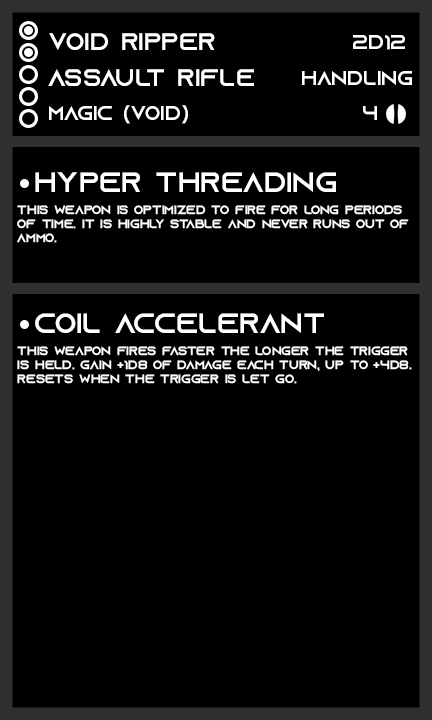
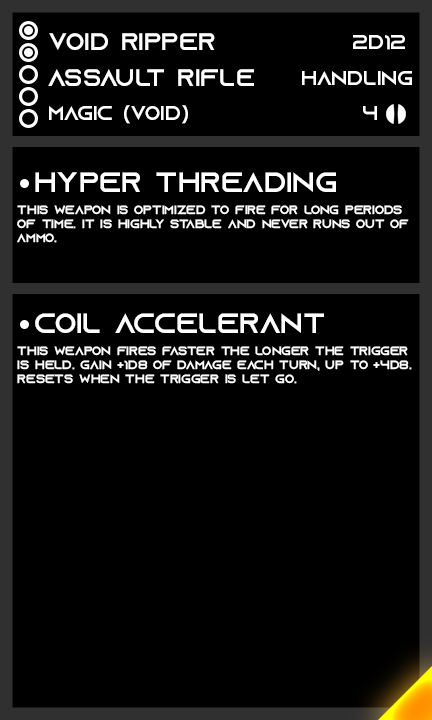
Comparing the layer stacks of the two 432px x 720px images. Changes:
showed group "Rarity" (5 layers) over [355, 643, 432, 720]
showed "Legendary", painted on it over [355, 643, 432, 720]
